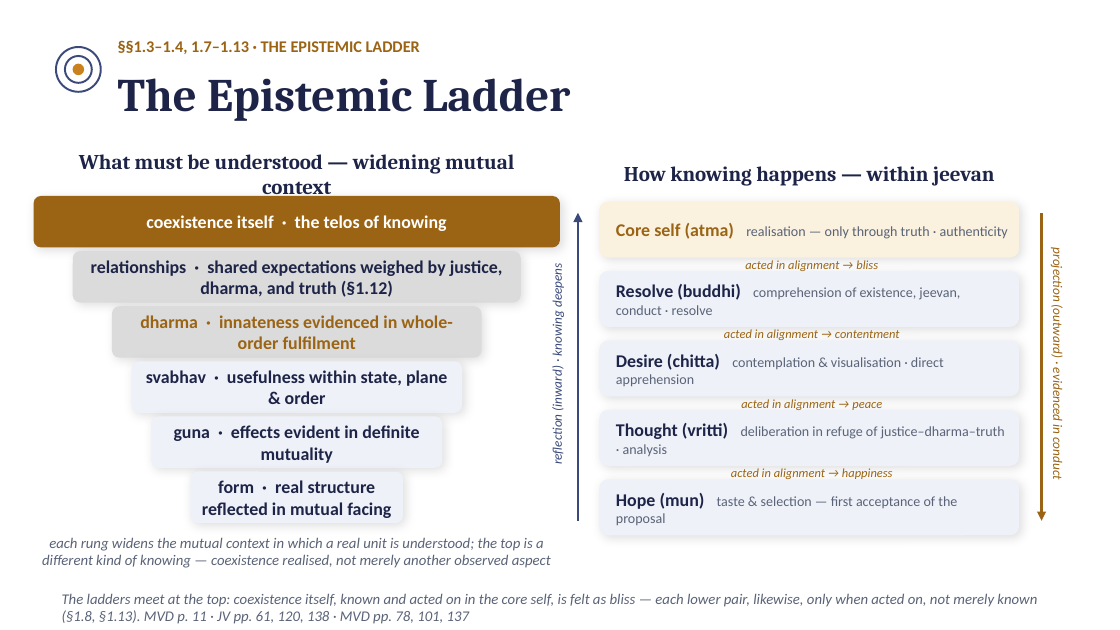
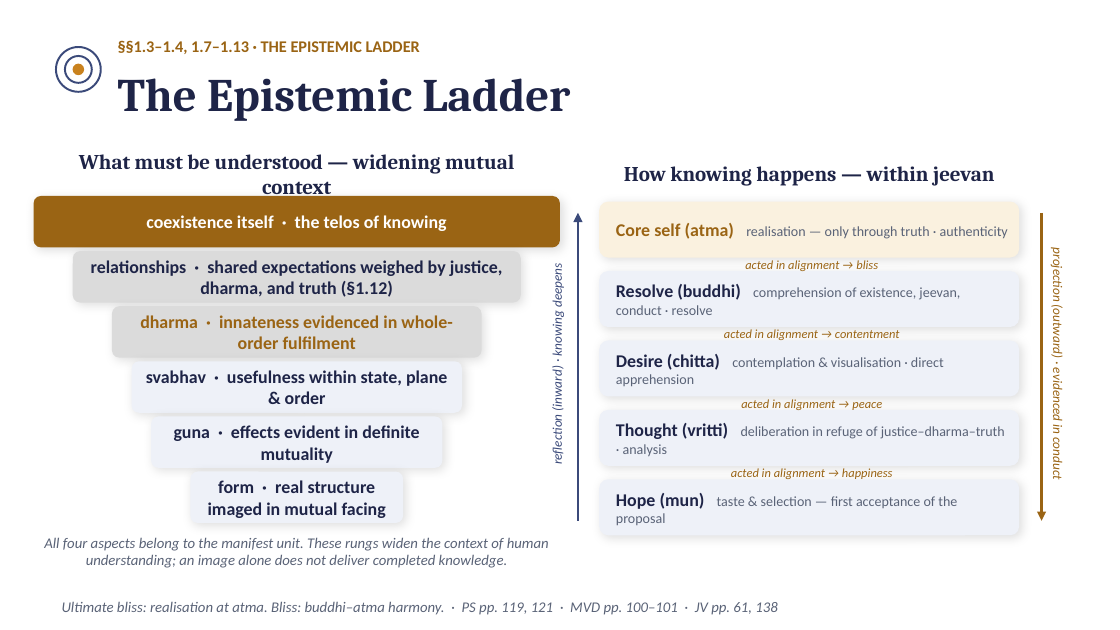
Before and after one commit to raghavamohan/AnalyticMadhyasthDarshan, a slide deck: slide 24 of Studies/The-Ontology-of-Coexistence/The-Ontology-of-Existence-Madhyasth-Darshan.pptx. Drawn at 1120x630 pixels with LibreOffice and Linux fonts; fonts in the diff are those of the drawing. Boxes give left, top, right and bottom in pixels: in the first picture for what was removed or moved away, otherwise in the second. Text is boxed around its words. In the diff, an @@ line names an element or a change of style, - is before the commit and + after.

```diff
--- a/Studies/The-Ontology-of-Coexistence/The-Ontology-of-Existence-Madhyasth-Darshan.pptx
+++ b/Studies/The-Ontology-of-Coexistence/The-Ontology-of-Existence-Madhyasth-Darshan.pptx
@@ text at (x1=208, y1=480, x2=386, y2=518): text changed @@
-form · real structure reflected in mutual facing
+form · real structure imaged in mutual facing
@@ text at (x1=44, y1=537, x2=549, y2=568): text changed @@
-each rung widens the mutual context in which a real unit is understood; the top is a different kind of knowing — coexistence realised, not merely another observed aspect
+All four aspects belong to the manifest unit. These rungs widen the context of human understanding; an image alone does not deliver completed knowledge.
@@ text at (x1=62, y1=601, x2=777, y2=615): text changed @@
-The ladders meet at the top: coexistence itself, known and acted on in the core self, is felt as bliss — each lower pair, likewise, only when acted on, not merely known (§1.8, §1.13). MVD p. 11 · JV pp. 61, 120, 138 · MVD pp. 78, 101, 137
+Ultimate bliss: realisation at atma. Bliss: buddhi–atma harmony. · PS pp. 119, 121 · MVD pp. 100–101 · JV pp. 61, 138
```
Also in this commit, not shown: 13 other slides changed, 1 slide added, 9 other files.
